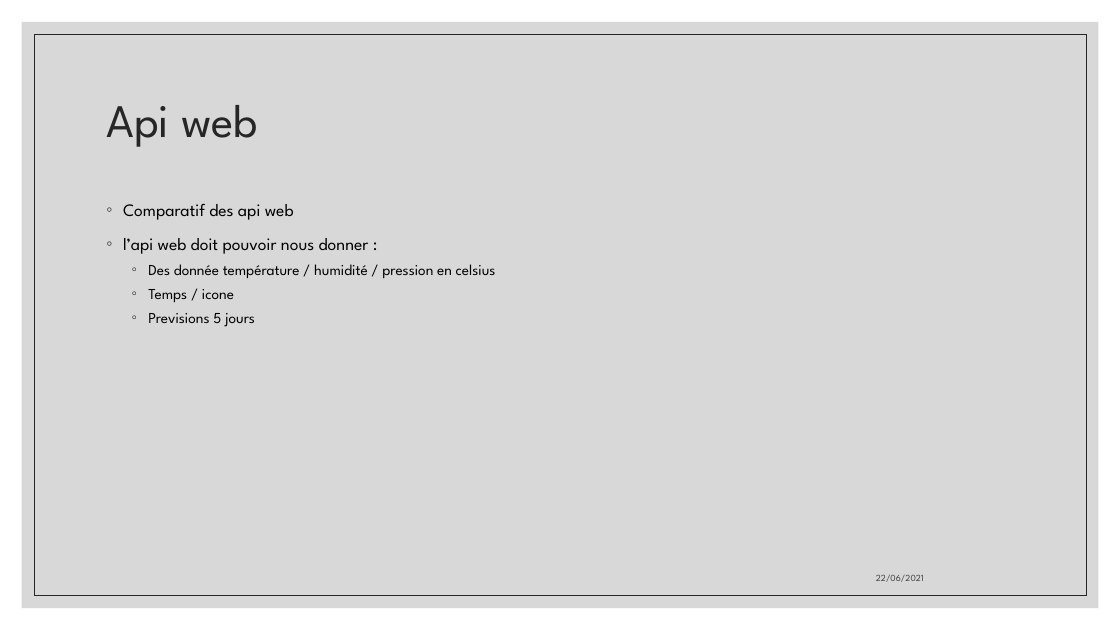
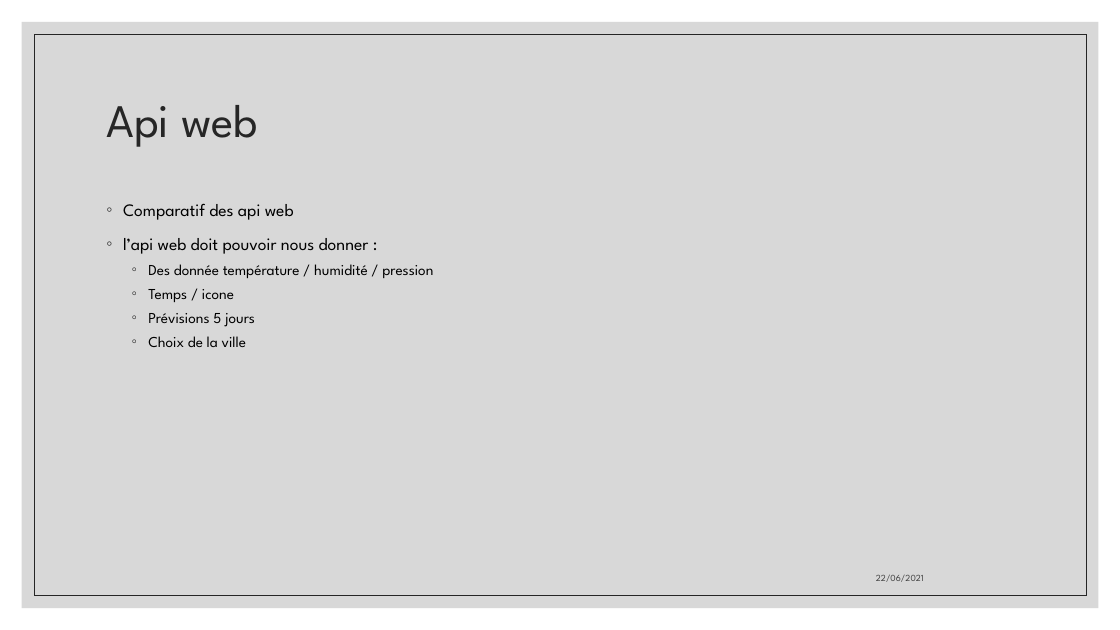
Before and after one commit to aiekick/ProjectStationMeteo, a slide deck: slide 19 of doc/StationMeteo_Soutenance.pptx. Drawn at 1120x630 pixels with LibreOffice and Linux fonts; fonts in the diff are those of the drawing. Boxes give left, top, right and bottom in pixels: in the first picture for what was removed or moved away, otherwise in the second. Text is boxed around its words. In the diff, an @@ line names an element or a change of style, - is before the commit and + after.

```diff
--- a/doc/StationMeteo_Soutenance.pptx
+++ b/doc/StationMeteo_Soutenance.pptx
@@ text at [148,264,433,278]: text changed @@
-  ◦ Des donnée température / humidité / pression en celsius
+  ◦ Des donnée température / humidité / pression
@@ text at [148,313,255,347]: text changed @@
-  ◦ Previsions 5 jours
+  ◦ Prévisions 5 jours
+  ◦ Choix de la ville
```
Also in this commit, not shown: 16 other slides changed, 6 slides added.
